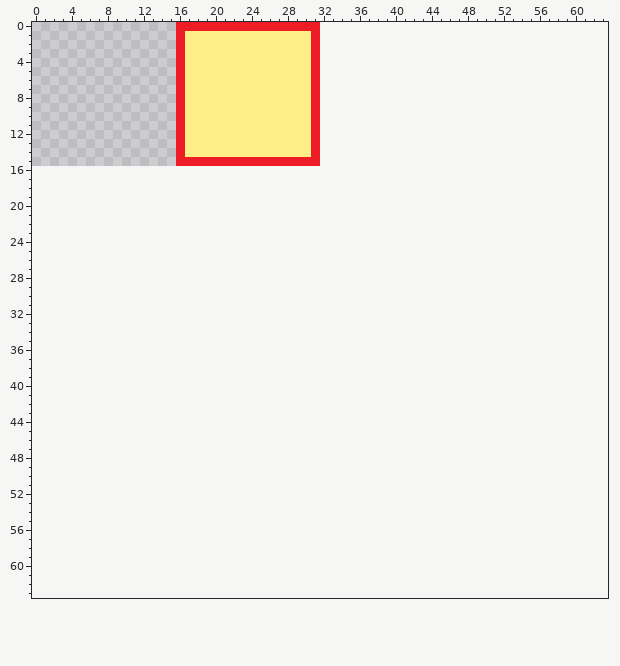
Two versions of one pixel-art sprite, sprites/spr_walls/layers/e3381880-a2de-4623-a097-b74e502d52e4/bf62cf8b-6dfe-4e5d-9115-908e8e320d51.png. This is how it looked before the edit.
The file is 32x16 pixels. The old version is drawn lined up with the new one, on the new canvas.
After the commit:
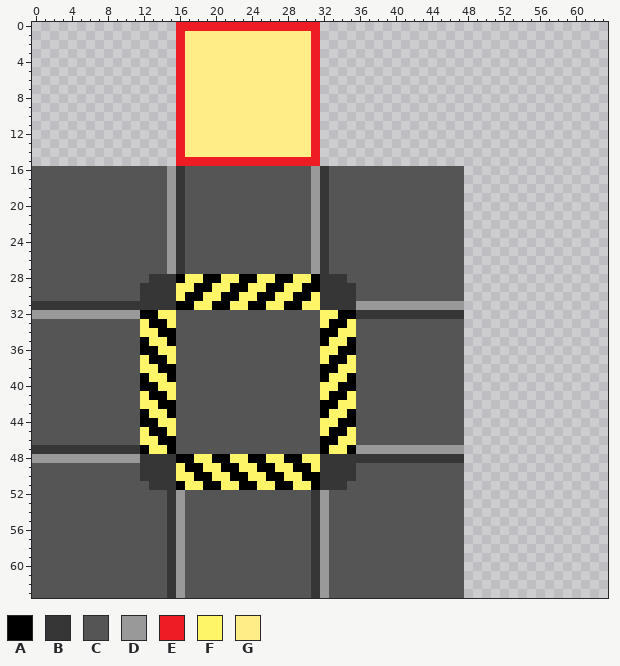
Palette (. is transparent): A #000000  B #363636  C #555555  D #999999  E #ee1c24  F #fff568  G #ffed87
The exact change:
canvas 32x16 -> 64x64
Colour A is added in row 28 at x 16, 19 to 20, 23 to 24, 27 to 28 and 31; in row 29 at x 18 to 19, 22 to 23, 26 to 27 and 30 to 31; in row 30 at x 17 to 18, 21 to 22, 25 to 26 and 29 to 30; in row 31 at x 16 to 17, 20 to 21, 24 to 25 and 28 to 29; in row 32 at x 12 to 13 and 34 to 35; in row 33 at x 13 to 14 and 33 to 34.
Colour A is added in row 34 at x 14 to 15 and 32 to 33; in row 35 at x 12, 15, 32 and 35; in row 36 at x 12 to 13 and 34 to 35; in row 37 at x 13 to 14 and 33 to 34; in row 38 at x 14 to 15 and 32 to 33; in row 39 at x 12, 15, 32 and 35.
Colour A is added in row 40 at x 12 to 13 and 34 to 35; in row 41 at x 13 to 14 and 33 to 34; in row 42 at x 14 to 15 and 32 to 33; in row 43 at x 12, 15, 32 and 35; in row 44 at x 12 to 13 and 34 to 35; in row 45 at x 13 to 14 and 33 to 34.
Colour A is added in row 46 at x 14 to 15 and 32 to 33; in row 47 at x 12, 15, 32 and 35; in row 48 at x 16 to 17, 20 to 21, 24 to 25 and 28 to 29; in row 49 at x 17 to 18, 21 to 22, 25 to 26 and 29 to 30; in row 50 at x 18 to 19, 22 to 23, 26 to 27 and 30 to 31; in row 51 at x 16, 19 to 20, 23 to 24, 27 to 28 and 31.
Colour B is added in rows 16 to 27 at x 16 and 32; in row 28 at x 13 to 15 and 32 to 34; in rows 29 to 30 at x 12 to 15 and 32 to 35; in row 31 at x 0 to 15 and 32 to 35; in row 32 at x 36 to 47; in row 47 at x 0 to 11.
Colour B is added in row 48 at x 12 to 15 and 32 to 47; in rows 49 to 50 at x 12 to 15 and 32 to 35; in row 51 at x 13 to 15 and 32 to 34; in rows 52 to 63 at x 15 and 31.
Colour C is added in rows 16 to 27 at x 0 to 14, 17 to 30 and 33 to 47; in row 28 at x 0 to 12 and 35 to 47; in rows 29 to 30 at x 0 to 11 and 36 to 47; in row 32 at x 16 to 31; in rows 33 to 46 at x 0 to 11, 16 to 31 and 36 to 47; in row 47 at x 16 to 31.
Colour C is added in rows 49 to 50 at x 0 to 11 and 36 to 47; in row 51 at x 0 to 12 and 35 to 47; in rows 52 to 63 at x 0 to 14, 17 to 30 and 33 to 47.
Colour D is added in rows 16 to 27 at x 15 and 31; in row 31 at x 36 to 47; in row 32 at x 0 to 11; in row 47 at x 36 to 47; in row 48 at x 0 to 11; in rows 52 to 63 at x 16 and 32.
Colour F is added in row 28 at x 17 to 18, 21 to 22, 25 to 26 and 29 to 30; in row 29 at x 16 to 17, 20 to 21, 24 to 25 and 28 to 29; in row 30 at x 16, 19 to 20, 23 to 24, 27 to 28 and 31; in row 31 at x 18 to 19, 22 to 23, 26 to 27 and 30 to 31; in row 32 at x 14 to 15 and 32 to 33; in row 33 at x 12, 15, 32 and 35.
Colour F is added in row 34 at x 12 to 13 and 34 to 35; in row 35 at x 13 to 14 and 33 to 34; in row 36 at x 14 to 15 and 32 to 33; in row 37 at x 12, 15, 32 and 35; in row 38 at x 12 to 13 and 34 to 35; in row 39 at x 13 to 14 and 33 to 34.
Colour F is added in row 40 at x 14 to 15 and 32 to 33; in row 41 at x 12, 15, 32 and 35; in row 42 at x 12 to 13 and 34 to 35; in row 43 at x 13 to 14 and 33 to 34; in row 44 at x 14 to 15 and 32 to 33; in row 45 at x 12, 15, 32 and 35.
Colour F is added in row 46 at x 12 to 13 and 34 to 35; in row 47 at x 13 to 14 and 33 to 34; in row 48 at x 18 to 19, 22 to 23, 26 to 27 and 30 to 31; in row 49 at x 16, 19 to 20, 23 to 24, 27 to 28 and 31; in row 50 at x 16 to 17, 20 to 21, 24 to 25 and 28 to 29; in row 51 at x 17 to 18, 21 to 22, 25 to 26 and 29 to 30.
